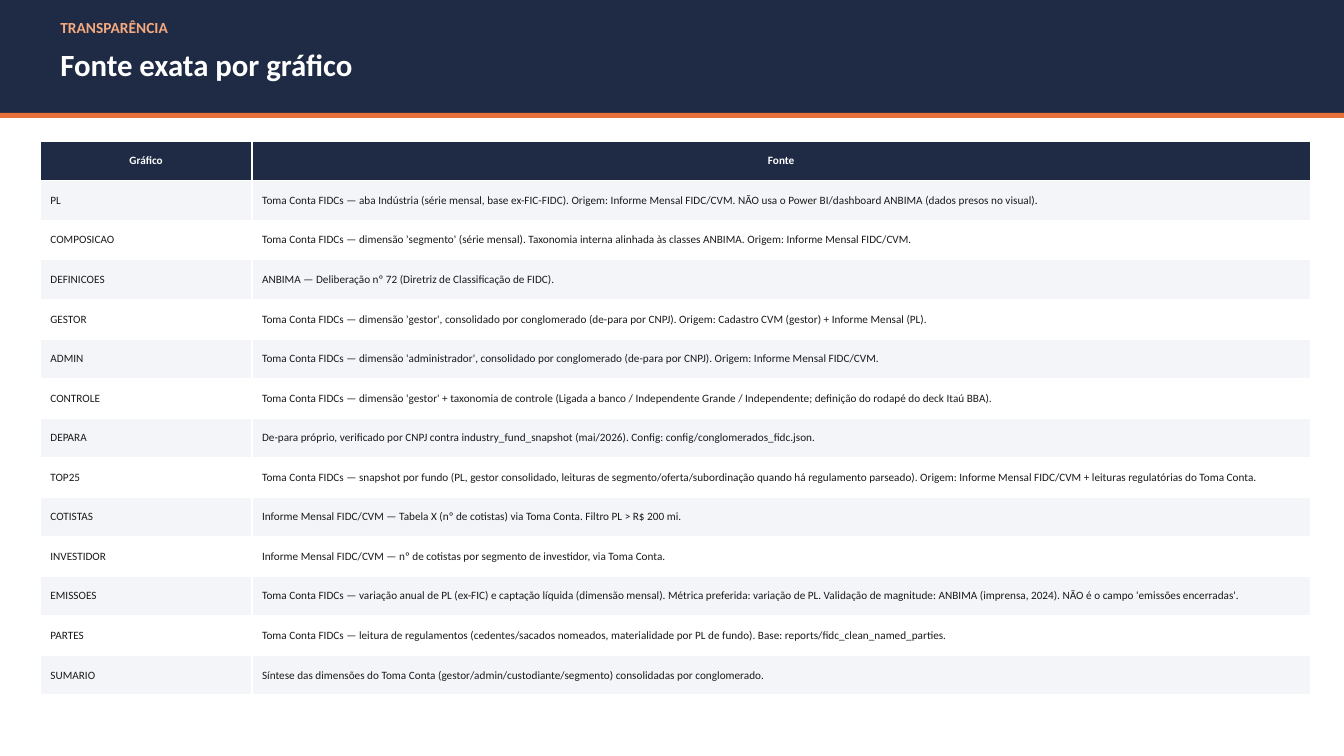
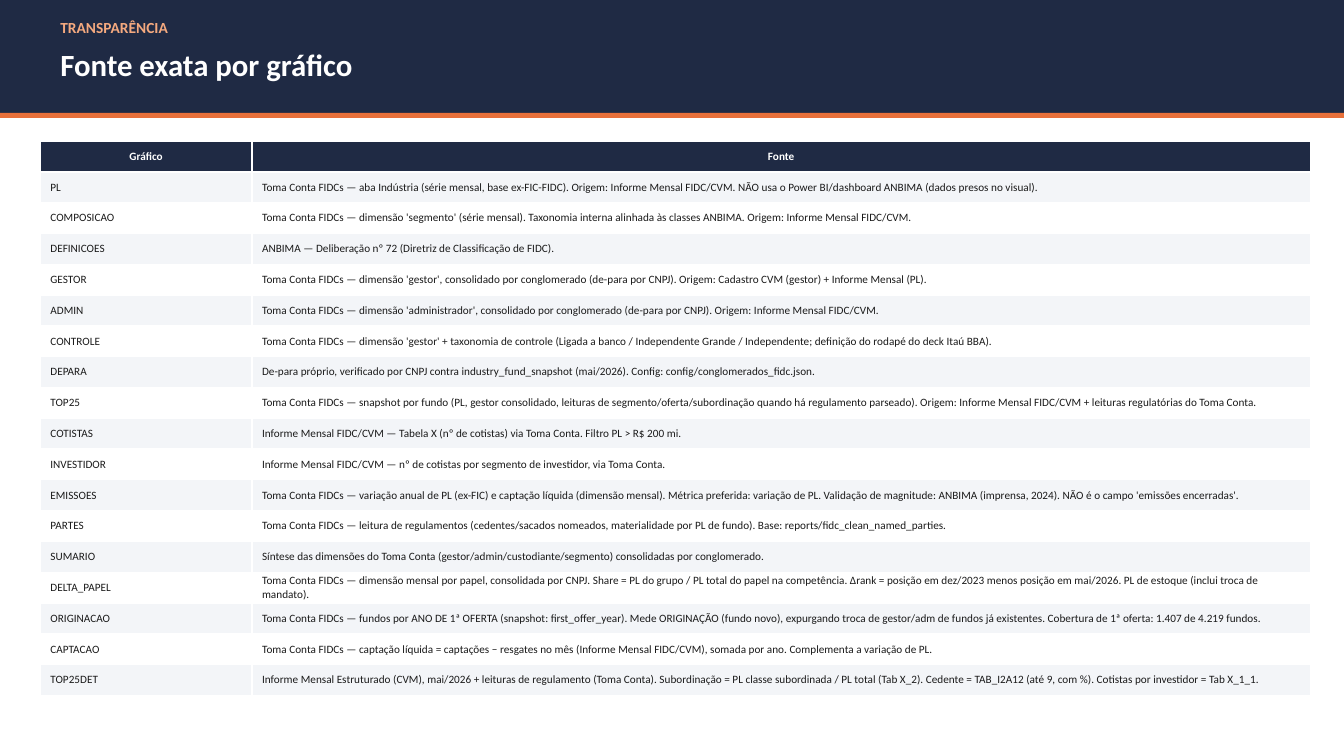
Before and after one commit to abalroar/fidc, a slide deck: slide 19 of outputs/Industria_FIDC_2026-05.pptx (slide 17 before the commit). Drawn at 1344x756 pixels with LibreOffice and Linux fonts; fonts in the diff are those of the drawing. Boxes give left, top, right and bottom in pixels: in the first picture for what was removed or moved away, otherwise in the second. Text is boxed around its words. In the diff, an @@ line names an element or a change of style, - is before the commit and + after.

```diff
--- a/outputs/Industria_FIDC_2026-05.pptx
+++ b/outputs/Industria_FIDC_2026-05.pptx
@@ table at box(40, 141, 1311, 696) @@
+row 15: DELTA_PAPEL | Toma Conta FIDCs — dimensão mensal por papel, consolidada por CNPJ. Share = PL do grupo / PL total do papel na competência. Δrank = posição em dez/2023 menos posição em mai/2026. PL de estoque (inclui troca de mandato).
+row 16: ORIGINACAO | Toma Conta FIDCs — fundos por ANO DE 1ª OFERTA (snapshot: first_offer_year). Mede ORIGINAÇÃO (fundo novo), expurgando troca de gestor/adm de fundos já existentes. Cobertura de 1ª oferta: 1.407 de 4.219 fundos.
+row 17: CAPTACAO | Toma Conta FIDCs — captação líquida = captações − resgates no mês (Informe Mensal FIDC/CVM), somada por ano. Complementa a variação de PL.
+row 18: TOP25DET | Informe Mensal Estruturado (CVM), mai/2026 + leituras de regulamento (Toma Conta). Subordinação = PL classe subordinada / PL total (Tab X_2). Cedente = TAB_I2A12 (até 9, com %). Cotistas por investidor = Tab X_1_1.
```
Also in this commit, not shown: 3 other slides changed, 3 slides added, 1 slide removed, 3 other files.
